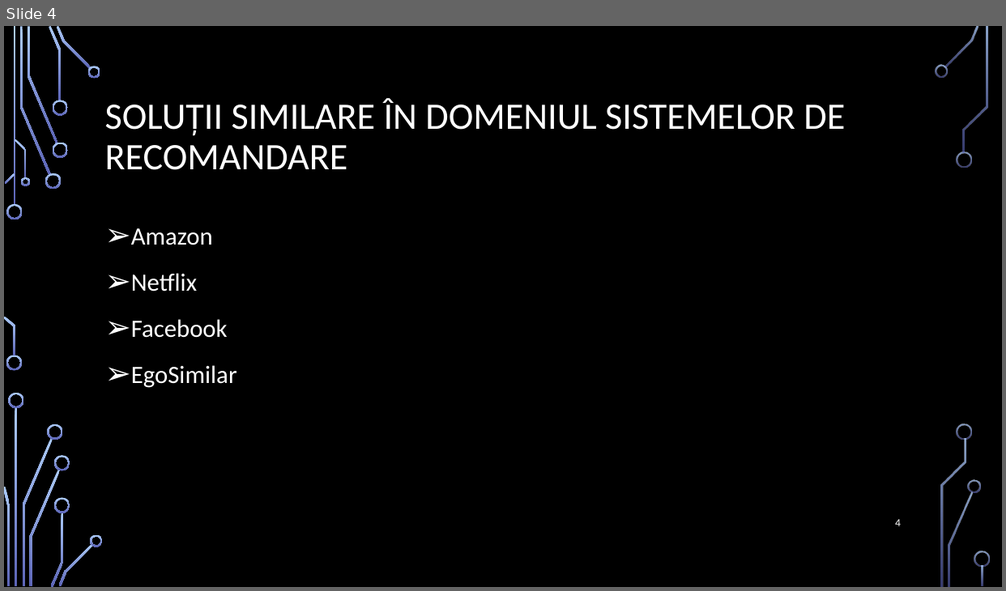
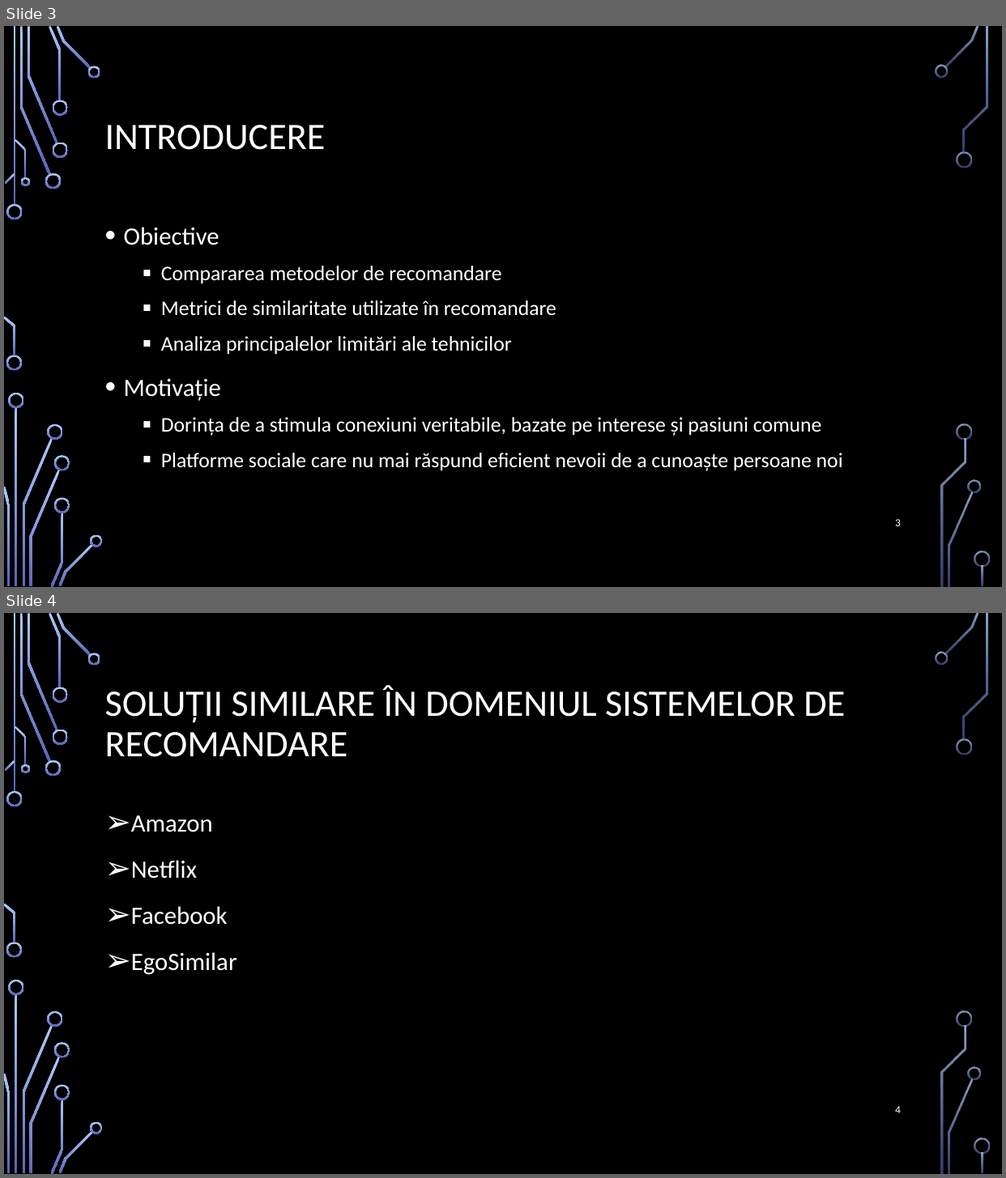
Before and after one commit to bucilamihai/Licenta, a slide deck: PrezentareLicenta.pptx. Shown one above the other, each under a label of ours: slide 4 before the commit, slides 3 and 4 after it. The pictures are 1006x591 and 1006x1178 pixels, drawn with LibreOffice and Linux fonts; fonts in the diff are those of the drawing; background and template pictures are left out. Boxes give left, top, right and bottom in pixels: in the first picture for what was removed or moved away, otherwise in the second. Text is boxed around its words. In the diff, an @@ line names an element or a change of style, - is before the commit and + after.

```diff
--- a/PrezentareLicenta.pptx
+++ b/PrezentareLicenta.pptx
@@ slide 3 added at [4,26,1002,587], background picture (left out); not listed: 36 template elements that a slide beside it also shows @@
@@ title added at [105,125,326,150], 36 pt, text #FFFFFF @@
+INTRODUCERE
@@ text added at [124,227,843,472], 20 pt, text #FFFFFF @@
+• Obiective
+  ▪ Compararea metodelor de recomandare
+  ▪ Metrici de similaritate utilizate în recomandare
+  ▪ Analiza principalelor limitări ale tehnicilor
+• Motivație
+  ▪ Dorința de a stimula conexiuni veritabile, bazate pe interese și pasiuni comune
+  ▪ Platforme sociale care nu mai răspund eficient nevoii de a cunoaște persoane noi
@@ page number added at [895,519,901,527], 10.5 pt, text #FFFFFF @@
+3
```
Also in this commit, not shown: 6 slides changed, 4 other slides added, 3 slides removed, 1 other file.
